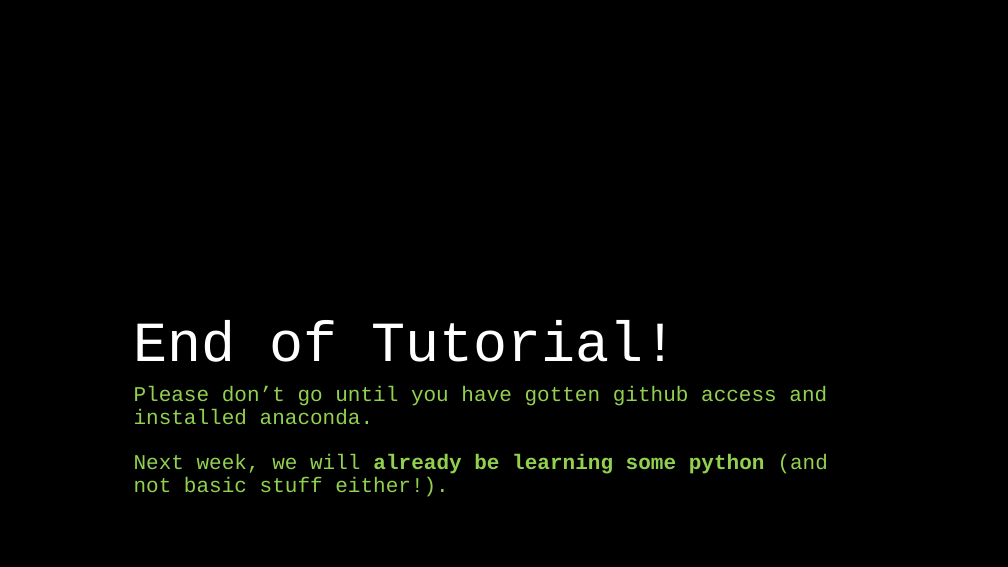
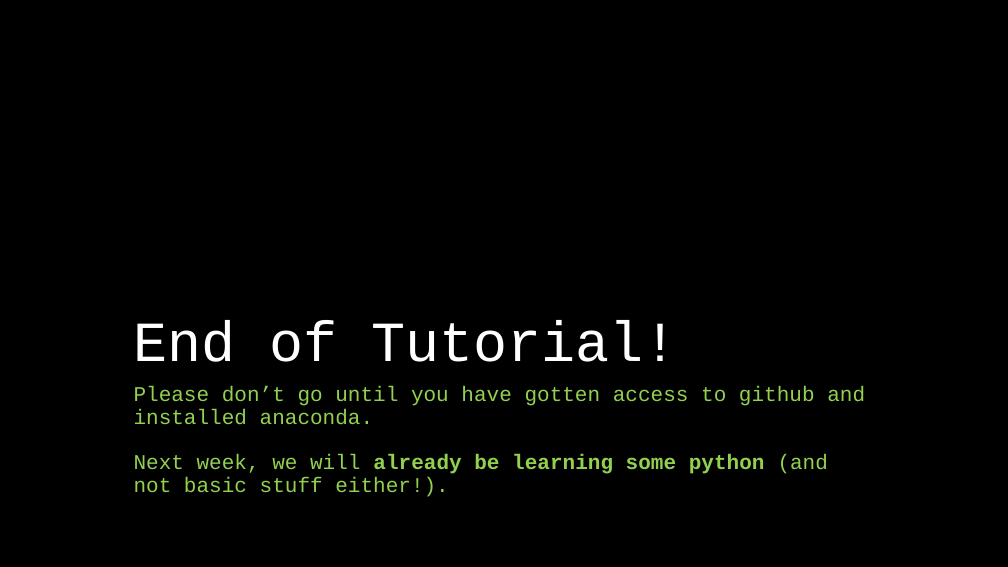
Before and after one commit to phys3112/Tutorials-with-Matt, a slide deck: slide 15 of Tutorial 1 Getting started.pptx. Drawn at 1008x567 pixels with LibreOffice and Linux fonts; fonts in the diff are those of the drawing. Boxes give left, top, right and bottom in pixels: in the first picture for what was removed or moved away, otherwise in the second. Text is boxed around its words. In the diff, an @@ line names an element or a change of style, - is before the commit and + after.

```diff
--- a/Tutorial 1 Getting started.pptx
+++ b/Tutorial 1 Getting started.pptx
@@ text at (134, 386, 865, 425): text changed @@
-Please don’t go until you have gotten github access and installed anaconda.
+Please don’t go until you have gotten access to github and installed anaconda.
```
Also in this commit, not shown: 2 other slides changed, 4 other files.
